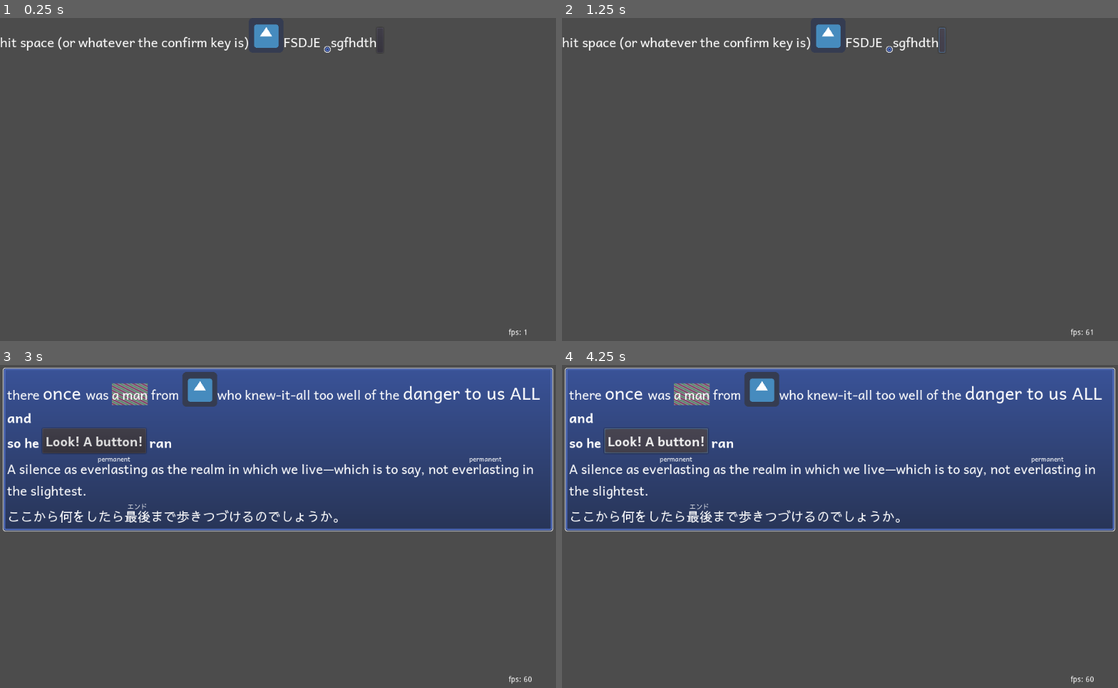
Above: before the commit, frames 1-4 (two rows, left to right).
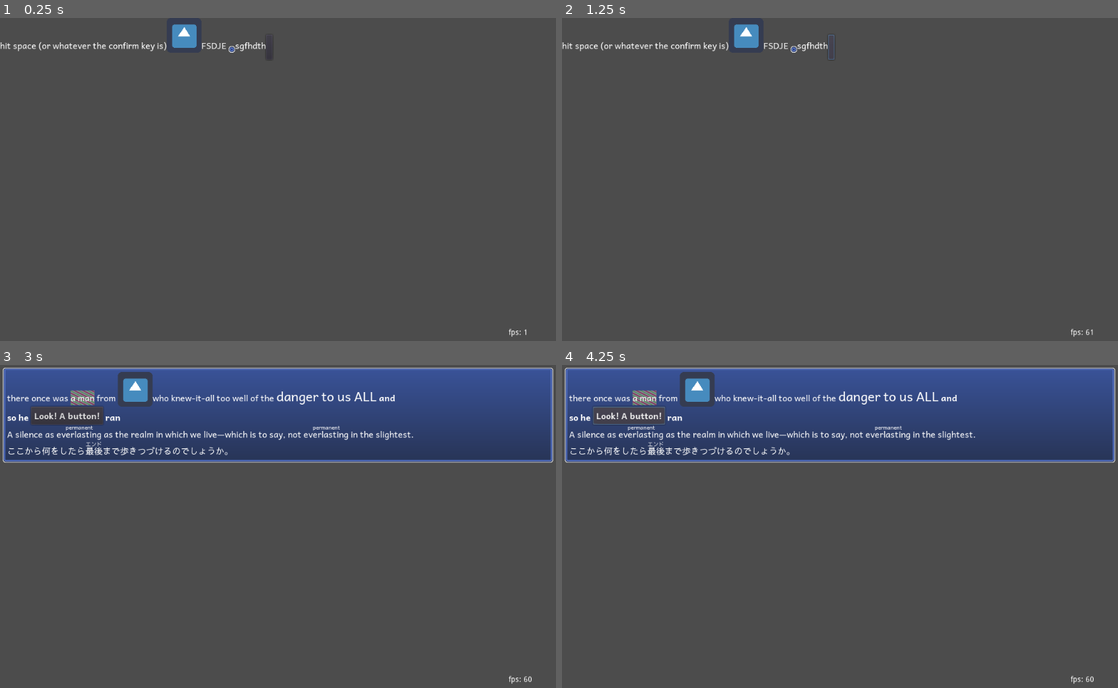
Above: after the commit, the same moments.

Repository: wareya/uitest
Game: Godot game, scene res://Document.tscn
Two runs of this game, one before a commit and one after it. Both use one fixed random seed, a clock stepped at 60 frames per second and the inputs below. The engine's default icon, where the game draws it, is replaced by a stand-in: a white triangle on a blue panel in a dark square.
Inputs (mouse positions are in pixels of both pictures, inside the frame that each line leads up to; where the layout moved, square brackets give the same spot in the first picture):
- Up to frame 1 (0.25 s): no input
- Up to frame 2 (1.25 s): click (828, 47) [940, 40] at 0.5 s
- Up to frame 3 (3 s): click (266, 394) [378, 387] at 1.25 s; click (266, 394) [378, 387] at 2 s; tap Space at 2.75 s; tap Enter (ui_accept) at 2.85 s
- Up to frame 4 (4.25 s): tap Enter (ui_accept) at 3.02, 3.32 s; click "Look! A button!" at 3.5 s

The runs differ from the first frame. In frame 1, 1.6% of the frame differs, in the area x 0-69%, y 1-13%; in frame 2, 1.6%; in frame 3, 31%, in the area x 0-100%, y 2-52%; in frame 4, 30%.

Commit message:
cleanup

Diff:
--- a/Document.gd
+++ b/Document.gd
@@ -3,8 +3,14 @@
 class_name Document
 
 var calculated_props = {
-    "display": "inline-block", # or block, or inline, or (TODO) absolute
-
+    "display": "inline-block", # or block, or inline, or float
+    # NOTE: float DOES NOT work ANYTHING like how float:left/right work in HTML/CSS.
+    # float just removes the element from flow layout so that it can be positioned
+    # relative to the layout cursor with offset_x and offset_y.
+    # NOTE2: inline elements are not rendered, only their children. their children are treated
+    # by layout algorithms as existing within the parent of the inline element.
+
+    # numbers only
     "padding_left": 0,
     "padding_right": 0,
     "padding_top": 0,
@@ -18,6 +24,7 @@
     "offset_x": 0,
     "offset_y": 0,
 
+    # bottom, middle, top
     "vertical_align": "bottom",
     "font_family": [preload("res://font/Andika-Regular.ttf"), preload("res://font/SawarabiGothic-Regular.ttf")],
     "background": null,
@@ -26,12 +33,20 @@
     "background_9patch_bottom": 0,
     "background_9patch_left": 0,
     "background_9patch_right": 0,
-    "font_size": 24,
-
-    "layout": "flow_h_lr",
-
+
+    "background_offset_top": 0,
+    "background_offset_bottom": 0,
+    "background_offset_left": 0,
+    "background_offset_right": 0,
+
+    "font_size": 16,
+
+    "layout": "flow_h_lr", # TODO: implement other flow models
+
+    # left, right, center, or justified
     "justify": "left",
 
+    # number or percent, e.g. 512 or "50%". no units.
     "width": null,
     "max_width": null,
     "min_width": null,
@@ -59,10 +74,10 @@
 var doc_class = []
 var id_to_node = {}
 
-export var style = ""
-
-var markup = """
-there <span> once </span> was <fun>a man</fun> from <img src="res://icon.png"/> who knew-it-all     too well of the <big>danger to us ALL</big> <b> and<br>so he <node type="Button" text="Look! A button!"></node> ran </b>
+export(String, MULTILINE) var custom_stylesheet = ""
+
+export(String, MULTILINE) var markup = \
+"""there <span> once </span> was <fun>a man</fun> from <img src="res://icon.png"/> who knew-it-all     too well of the <big>danger to us ALL</big> <b> and<br>so he <node type="Button" text="Look! A button!"></node> ran </b>
 <br>
 <br>
 A silence as <ruby>everlasting<rt>permanent</ruby> as the realm in which we live—which is to say, not <ruby>everlasting<rt>permanent</ruby> in the slightest.
@@ -70,14 +85,13 @@
 ここから何をしたら<ruby>最後<rt>エンド</ruby>まで歩きつづけるのでしょうか。
 """
 
-var stylesheet = """
+var default_stylesheet = """
 span {
     display: inline;
-    font_size: 32;
 }
 big {
     display: inline;
-    font_size: 32;
+    font_size: 150%;
 }
 b {
     display: inline;
@@ -86,11 +100,27 @@
 br {
     display: block;
 }
-root {
+ruby {
+    justify: center;
+    display: inline-block;
+    padding_top: 4;
+}
+rt {
+    justify: center;
+    display: float;
+    font_size: 65%;
+    width: 100%;
+    offset_y: -4;
+}
+"""
+
+export(String, MULTILINE) var root_stylesheet = \
+"""root {
     background: "res://9PatchGradient.tres";
     margin_left: 5;
     margin_right: 5;
     margin_top: 5;
+    margin_bottom: 5;
     padding_top: 8;
     padding_left: 8;
     padding_bottom: 8;
@@ -104,33 +134,27 @@
 fun {
     background: "res://9PatchGradient2.tres";
 }
-ruby {
-    justify: center;
-    display: inline-block;
-    padding_top: 8;
-}
-rt {
-    justify: center;
-    display: float;
-    font_size: 12;
-    width: 100%;
-}
 """
 
+var default_style_data = []
 var style_data = []
 var custom_style_data = []
 
+func _ready():
+    custom_style_data = DocumentHelpers.parse_style(custom_stylesheet)
+
 var visible_characters : float = -1.0 # TODO implement
 
-const _inherited_props = ["font_family", "font_size"]
-const _always_array_props = ["font_family"]
-func calculate_style(parent_props, style_data : Array, _font_cache):
+export var _inherited_props = ["font_family", "font_size", "justify"]
+var _always_array_props = ["font_family"]
+func calculate_style(parent_props, fed_style_data : Array, _font_cache):
+    fed_style_data += style_data
     font_cache = _font_cache
     if parent_props:
         for i in _inherited_props:
             calculated_props[i] = parent_props[i]
 
-    for ruleset in style_data + custom_style_data:
+    for ruleset in default_style_data + fed_style_data + custom_style_data:
         var valid_target = false
         for target in ruleset.targets:
             if target == doc_name:
@@ -158,11 +182,19 @@
     for k in assigned_props.keys():
         calculated_props[k] = assigned_props[k]
 
+    var fs = calculated_props.font_size
+    if fs is String and fs.ends_with("%"):
+        print(fs)
+        var percent = fs.substr(0, fs.length()-1).to_float()
+        calculated_props.font_size = parent_props.font_size * percent * 0.01
+    else:
+        print(fs)
+
     for child in get_children():
         if child.has_method("calculate_style"):
-            child.calculate_style(calculated_props, style_data, font_cache)
+            child.calculate_style(calculated_props, fed_style_data + custom_style_data, font_cache)
         elif child is Label or child is Button:
-            print(calculated_props.font_family)
+            #print(calculated_props.font_family)
             if calculated_props.font_family is Array and calculated_props.font_family.size() > 0:
                 var fonts = []
                 var base_font : DynamicFont = null
@@ -193,17 +225,19 @@
 func _process(delta):
     time += delta
     if Input.is_action_just_pressed("ui_accept") and is_inside_tree() and self == get_tree().current_scene:
-        var style_data = DocumentHelpers.parse_style(stylesheet)
+        var default_style_data = DocumentHelpers.parse_style(default_stylesheet)
+        var style_data = DocumentHelpers.parse_style(root_stylesheet)
         var scene = from_xml(markup)
         get_tree().current_scene.queue_free()
         get_tree().get_root().add_child(scene)
         get_tree().current_scene = scene
         scene.queue_sort()
+        scene.default_style_data = default_style_data
         scene.style_data = style_data
     # performance test
     #if is_inside_tree() and self == get_tree().current_scene:
     #    print("asdf")
-    #    anchor_right = lerp(0.25, 1.0, tri(time*8)/2+0.5)
+    #    anchor_right = lerp(0.25, 1.0, tri(time)/2+0.5)
 
 func from_xml(xml : String):
     return DocumentHelpers.from_xmlnode(DocumentHelpers.parse_document(xml), get_script())
@@ -216,7 +250,7 @@
 
 var max_descent = 0
 var max_ascent = 0
-func _reflow_row(row : Array, top : float, bottom : float, x_limit : float):
+func _reflow_row(row : Array, top : float, bottom : float, x_limit : float, wrapped):
     max_descent = 0
     max_ascent = 0
     var min_x = 0
@@ -240,14 +274,21 @@
             max_x = max(max_x, cursor + size.x)
 
     var base_offset = 0
+    var gap_offset = 0
 
     var justify = calculated_props.justify
+    if !wrapped and justify == "justified":
+        justify = "left"
+
     if justify == "left":
         pass
     elif justify == "right":
         base_offset = x_limit - max_x
     elif justify == "center":
         base_offset = (x_limit - max_x)*0.5
+        print(x_limit, " ", max_x)
+    elif justify == "justified":
+        gap_offset += (x_limit - max_x)/row.size()
 
     var i = 0
     for pair in row:
@@ -282,6 +323,8 @@
                 offset.y -= max_descent
                 offset.y += child.max_descent
 
+        offset.x += gap_offset*i
+
         var origin = get_global_rect().position
         child.set_global_position(Vector2(x + base_offset, y) + offset + origin)
         i += 1
@@ -316,7 +359,7 @@
     #print("reflow of ", doc_name)
     font_cache.clear()
     if doc_name == "root":
-        calculate_style(null, style_data, font_cache)
+        calculate_style(null, default_style_data + style_data, font_cache)
         layout_parent = null
     #print("sort...")
 
@@ -412,7 +455,7 @@
             if new_row:
                 #print("--onto next row ", y_cursor, " ", y_cursor_next)
                 #_reflow_row(row, y_cursor, y_cursor_next, x_limit)
-                rows.push_back([row, y_cursor, y_cursor_next])
+                rows.push_back([row, y_cursor, y_cursor_next, !force_next_row_new])
                 row = []
                 y_cursor = y_cursor_next
                 x_cursor = calculated_props.padding_left
@@ -431,7 +474,7 @@
         if row.size() > 0:
             #print("fallback ", y_cursor, " ", y_cursor_next)
             #_reflow_row(row, y_cursor, y_cursor_next, x_limit)
-            rows.push_back([row, y_cursor, y_cursor_next])
+            rows.push_back([row, y_cursor, y_cursor_next, false])
             row = []
 
         rect_size.x = max_x + calculated_props.padding_right
@@ -446,7 +489,8 @@
             var r_row = data[0]
             var r_y_cursor = data[1]
             var r_y_cursor_next = data[2]
-            _reflow_row(r_row, r_y_cursor, r_y_cursor_next, rect_size.x - calculated_props.padding_right)
+            var r_wrapped = data[3]
+            _reflow_row(r_row, r_y_cursor, r_y_cursor_next, rect_size.x - calculated_props.padding_right, r_wrapped)
 
 
 func _draw():
@@ -458,12 +502,21 @@
         var canvas = get_canvas()
         var canvas_item = get_canvas_item()
         var bg_size = bg.get_size()
+        var bg_rect_start = Vector2()
+        var bg_rect_end = rect_size
+
+        bg_rect_start.x += calculated_props.background_offset_left
+        bg_rect_start.y += calculated_props.background_offset_top
+        bg_rect_end.x   += calculated_props.background_offset_right
+        bg_rect_end.y   += calculated_props.background_offset_bottom
+
+        var bg_rect = Rect2(bg_rect_start, bg_rect_end)
         if calculated_props.background_9patch:
             var top    = calculated_props.background_9patch_top
             var bottom = calculated_props.background_9patch_bottom
             var left   = calculated_props.background_9patch_left
             var right  = calculated_props.background_9patch_right
-            VisualServer.canvas_item_add_nine_patch(canvas_item, Rect2(Vector2(), rect_size), Rect2(Vector2(), bg_size), bg.get_rid(), Vector2(left, top), Vector2(right, bottom))
+            VisualServer.canvas_item_add_nine_patch(canvas_item, bg_rect, Rect2(Vector2(), bg_size), bg.get_rid(), Vector2(left, top), Vector2(right, bottom))
         else:
-            VisualServer.canvas_item_add_texture_rect(canvas_item, Rect2(Vector2(), rect_size), bg.get_rid(), true)
+            VisualServer.canvas_item_add_texture_rect(canvas_item, bg_rect, bg.get_rid(), true)
     pass
--- a/Document.tscn
+++ b/Document.tscn
@@ -1,60 +1,65 @@
-[gd_scene load_steps=6 format=2]
+[gd_scene load_steps=7 format=2]
 
 [ext_resource path="res://Document.gd" type="Script" id=1]
 [ext_resource path="res://icon.png" type="Texture" id=2]
 [ext_resource path="res://font/Andika-Regular.ttf" type="DynamicFontData" id=3]
 [ext_resource path="res://9PatchGradient.tres" type="Texture" id=4]
+[ext_resource path="res://font/SawarabiGothic-Regular.ttf" type="DynamicFontData" id=5]
 
 [sub_resource type="DynamicFont" id=1]
-size = 24
 font_data = ExtResource( 3 )
+fallback/0 = ExtResource( 5 )
+fallback/1 = ExtResource( 5 )
+fallback/2 = ExtResource( 5 )
+fallback/3 = ExtResource( 5 )
 
 [node name="Document" type="Container"]
 anchor_right = 1.0
 anchor_bottom = 1.0
-margin_right = -318.0
+margin_right = -522.0
 margin_bottom = -536.0
 script = ExtResource( 1 )
 
 [node name="Label" type="Label" parent="."]
-margin_top = 24.0
+margin_top = 37.0
 margin_right = 458.0
-margin_bottom = 64.0
+margin_bottom = 77.0
 custom_fonts/font = SubResource( 1 )
 text = "hit space (or whatever the confirm key is)"
 
 [node name="TextureRect" type="TextureRect" parent="."]
-margin_left = 458.0
-margin_right = 522.0
+margin_left = 307.0
+margin_right = 371.0
 margin_bottom = 64.0
 texture = ExtResource( 2 )
 stretch_mode = 3
 
 [node name="Label2" type="Label" parent="."]
-margin_left = 522.0
-margin_top = 24.0
-margin_right = 1827.0
-margin_bottom = 107.0
+margin_left = 371.0
+margin_top = 37.0
+margin_right = 1676.0
+margin_bottom = 120.0
 custom_fonts/font = SubResource( 1 )
 text = "FSDJE "
 
 [node name="TextureRect2" type="TextureRect" parent="."]
-margin_left = 597.0
+margin_left = 421.0
 margin_top = 52.0
-margin_right = 609.0
+margin_right = 433.0
 margin_bottom = 64.0
 texture = ExtResource( 4 )
 
 [node name="Label3" type="Label" parent="."]
-margin_left = 609.0
-margin_top = 24.0
-margin_right = 694.0
-margin_bottom = 64.0
+margin_left = 433.0
+margin_top = 37.0
+margin_right = 518.0
+margin_bottom = 77.0
 custom_fonts/font = SubResource( 1 )
 text = "sgfhdth"
 
 [node name="Button" type="Button" parent="."]
-margin_left = 694.0
-margin_top = 44.0
-margin_right = 706.0
-margin_bottom = 64.0
+margin_left = 490.0
+margin_top = 31.0
+margin_right = 502.0
+margin_bottom = 77.0
+custom_fonts/font = SubResource( 1 )
